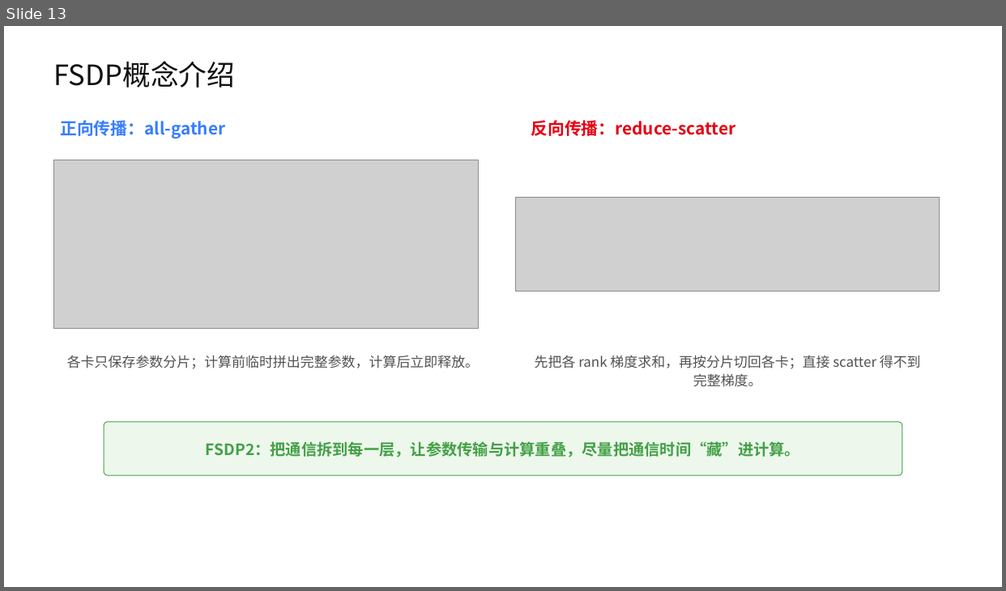
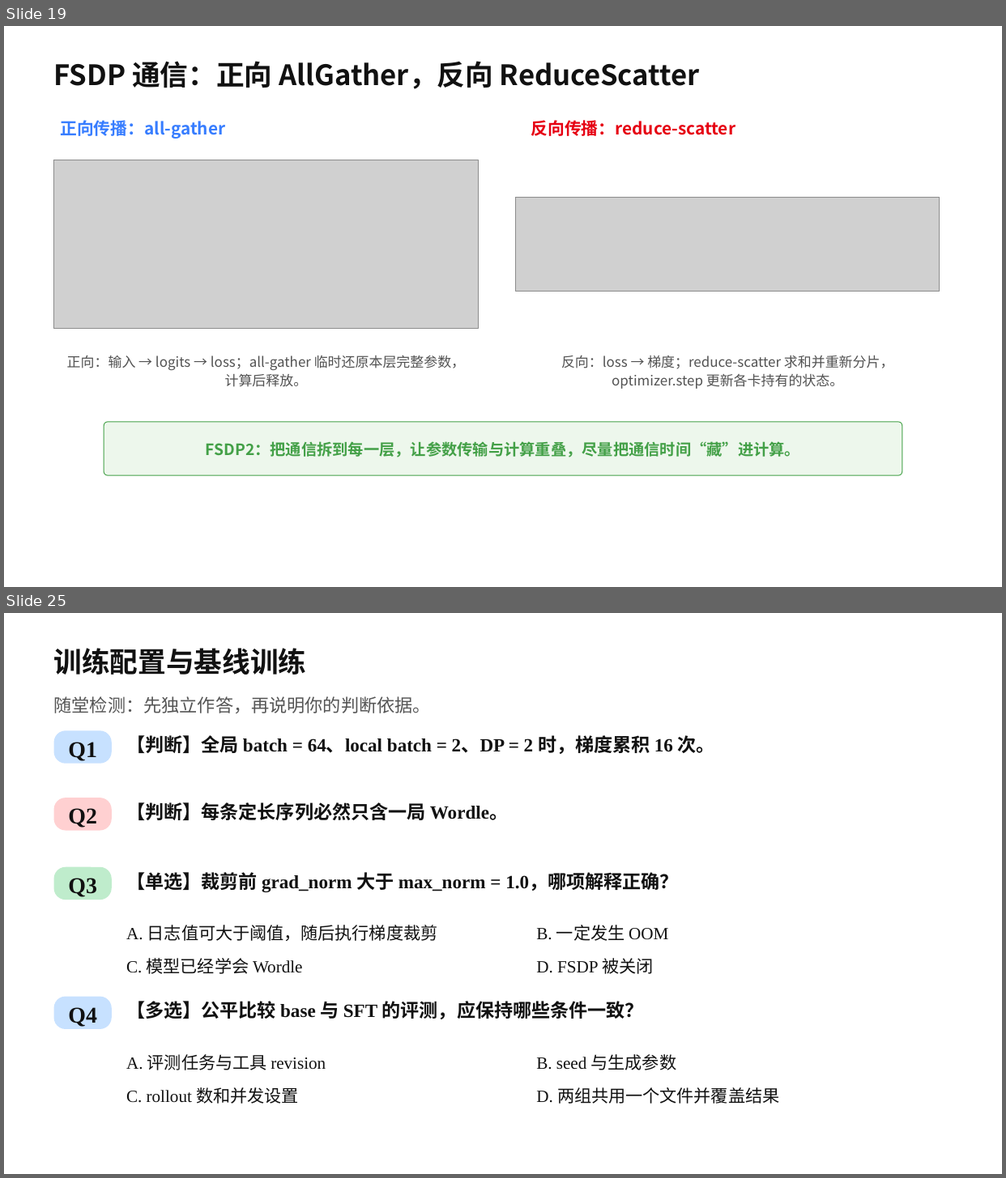
Before and after one commit to hicann/cann-learning-hub, a slide deck: tutorials/sft_training_pipeline/slides/01_sft_training_pipeline.pptx. Shown one above the other, each under a label of ours: slide 13 before the commit, slides 19 and 25 after it; the slides between them are not shown. The pictures are 1006x591 and 1006x1178 pixels, drawn with LibreOffice and Linux fonts; fonts in the diff are those of the drawing; grey boxes stand for pictures; background and template pictures are left out. Boxes give left, top, right and bottom in pixels: in the first picture for what was removed or moved away, otherwise in the second. Text is boxed around its words. In the diff, an @@ line names an element or a change of style, - is before the commit and + after.

Commit message:
docs: 更新 SFT/RL 课程课件

# message auto-generated for no-merge-commit merge:
!1065 merge sft1 into master

docs: 更新 SFT/RL 课程课件

Description: ## 描述
更新了训练课程SFT和RL部分的PPT

## 关联的Issue
不涉及ISSUE

## 测试
本次不涉及代码修改，无需测试

## 文档更新
在SFT和RL中的主README中新增对应的PPT链接地址

## 类型标签
<!--  [x] 表示选中 -->
- [ ] Bug修复
- [ ] 新特性
- [ ] 内容优化
- [x] 其他，请描述：更新课程PPT

## 其他信息
<!-- 在这里可以添加任何与这个 Pull Request 相关的其他说明。 -->

See merge request: cann/cann-learning-hub!1065

```diff
--- a/tutorials/sft_training_pipeline/slides/01_sft_training_pipeline.pptx
+++ b/tutorials/sft_training_pipeline/slides/01_sft_training_pipeline.pptx
@@ slide 25 added at [4,613,1002,1174], background picture (left out) @@
@@ text added at [54,648,307,675], 27 pt, text #111111, bold @@
+训练配置与基线训练
@@ text added at [54,696,431,713], 17.2 pt, text #555555 @@
+随堂检测：先独立作答，再说明你的判断依据。
@@ rounded rectangle added at [54,730,112,764], fill #C7E1FF, 21.8 pt, text #111111, bold @@
+Q1
@@ text added at [126,735,715,754], 18 pt, text #111111, bold @@
+【判断】全局 batch = 64、local batch = 2、DP = 2 时，梯度累积 16 次。
@@ rounded rectangle added at [54,798,112,831], fill #FFD0D1, 21.8 pt, text #111111, bold @@
+Q2
@@ text added at [126,803,508,820], 18 pt, text #111111, bold @@
+【判断】每条定长序列必然只含一局 Wordle。
@@ rounded rectangle added at [54,867,112,901], fill #BFECCC, 21.8 pt, text #111111, bold @@
+Q3
@@ text added at [126,872,679,892], 18 pt, text #111111, bold @@
+【单选】裁剪前 grad_norm 大于 max_norm = 1.0，哪项解释正确？
@@ text added at [126,925,438,941], 16.5 pt, text #111111 @@
+A. 日志值可大于阈值，随后执行梯度裁剪
@@ text added at [536,925,668,941], 16.5 pt, text #111111 @@
+B. 一定发生 OOM
@@ text added at [126,958,303,974], 16.5 pt, text #111111 @@
+C. 模型已经学会 Wordle
@@ text added at [536,958,653,974], 16.5 pt, text #111111 @@
+D. FSDP 被关闭
@@ rounded rectangle added at [54,996,112,1029], fill #C7E1FF, 21.8 pt, text #111111, bold @@
+Q4
@@ text added at [126,1001,644,1020], 18 pt, text #111111, bold @@
+【多选】公平比较 base 与 SFT 的评测，应保持哪些条件一致？
@@ text added at [126,1054,326,1071], 16.5 pt, text #111111 @@
+A. 评测任务与工具 revision
@@ text added at [536,1054,677,1071], 16.5 pt, text #111111 @@
+B. seed 与生成参数
@@ text added at [126,1088,299,1104], 16.5 pt, text #111111 @@
+C. rollout 数和并发设置
@@ text added at [536,1088,779,1104], 16.5 pt, text #111111 @@
+D. 两组共用一个文件并覆盖结果
@@ what was slide 13 is now slide 19 @@
@@ slide 19 changed as well @@
@@ text at [54,61,700,89]: text changed; bold on @@
-FSDP概念介绍
+FSDP 通信：正向 AllGather，反向 ReduceScatter
@@ text at [67,355,465,387]: text changed @@
-各卡只保存参数分片；计算前临时拼出完整参数，计算后立即释放。
+正向：输入 → logits → loss；all-gather 临时还原本层完整参数，计算后释放。
@@ text at [561,356,894,389]: text changed @@
-先把各 rank 梯度求和，再按分片切回各卡；直接 scatter 得不到完整梯度。
+反向：loss → 梯度；reduce-scatter 求和并重新分片，optimizer.step 更新各卡持有的状态。
```
Also in this commit, not shown: 10 other slides changed, 20 other slides added, 24 slides removed, 1 other file.
